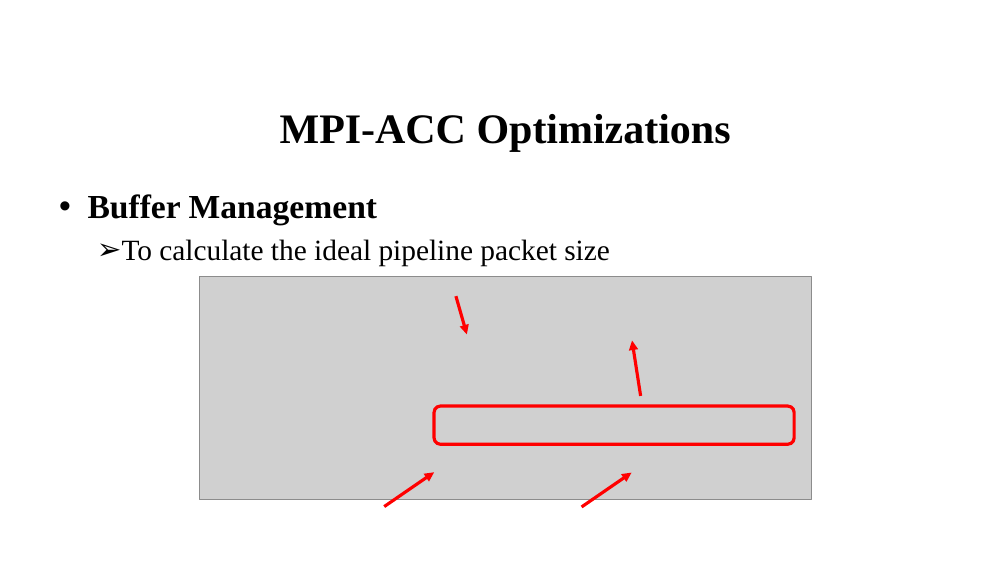
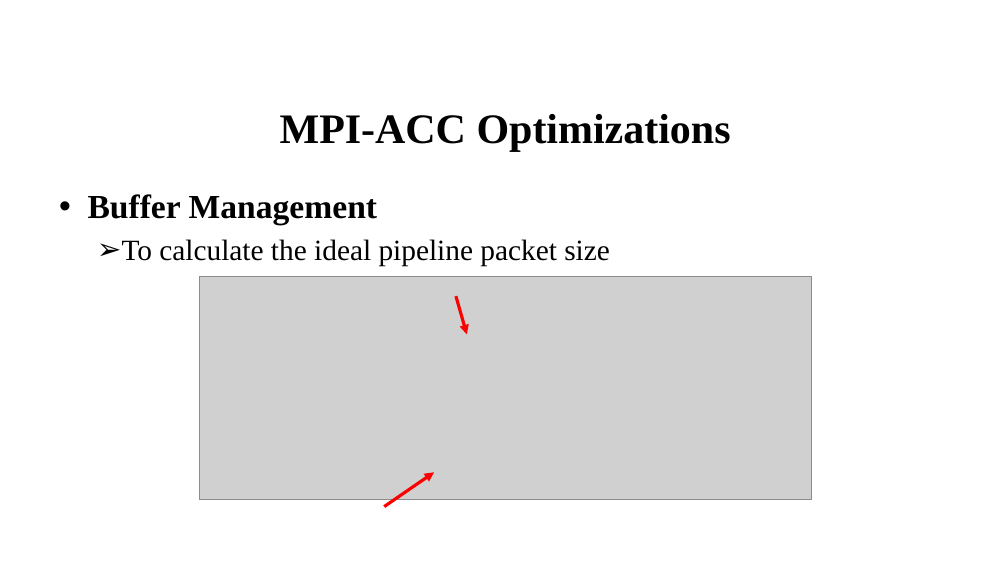
Before and after one commit to 19973466719/Technical-Documents, a slide deck: slide 16 of Technical-Documents/Parallel-Computing/parallel-computing-course/MPI-ACC Accelerator-Aware MPI for Scientific Applications.pptx. Drawn at 1008x567 pixels with LibreOffice and Linux fonts; fonts in the diff are those of the drawing; grey boxes stand for pictures; background and template pictures are left out. Boxes give left, top, right and bottom in pixels: in the first picture for what was removed or moved away, otherwise in the second. Text is boxed around its words. In the diff, an @@ line names an element or a change of style, - is before the commit and + after.

```diff
--- a/Technical-Documents/Parallel-Computing/parallel-computing-course/MPI-ACC Accelerator-Aware MPI for Scientific Applications.pptx
+++ b/Technical-Documents/Parallel-Computing/parallel-computing-course/MPI-ACC Accelerator-Aware MPI for Scientific Applications.pptx
@@ arrow removed from (640, 396) to (632, 340) @@
@@ rounded rectangle removed at [434, 406, 794, 445] @@
@@ arrow removed from (582, 507) to (631, 473) @@
```
Also in this commit, not shown: 4 other slides changed.
